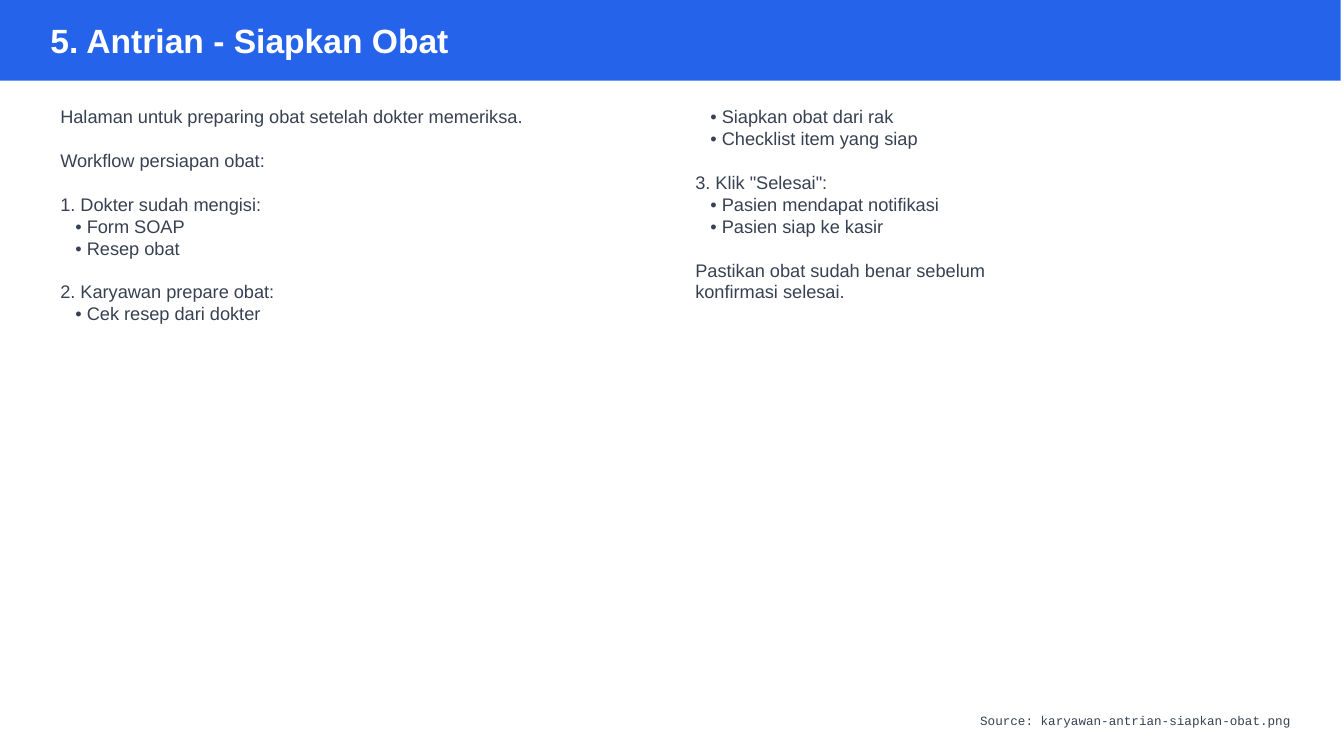
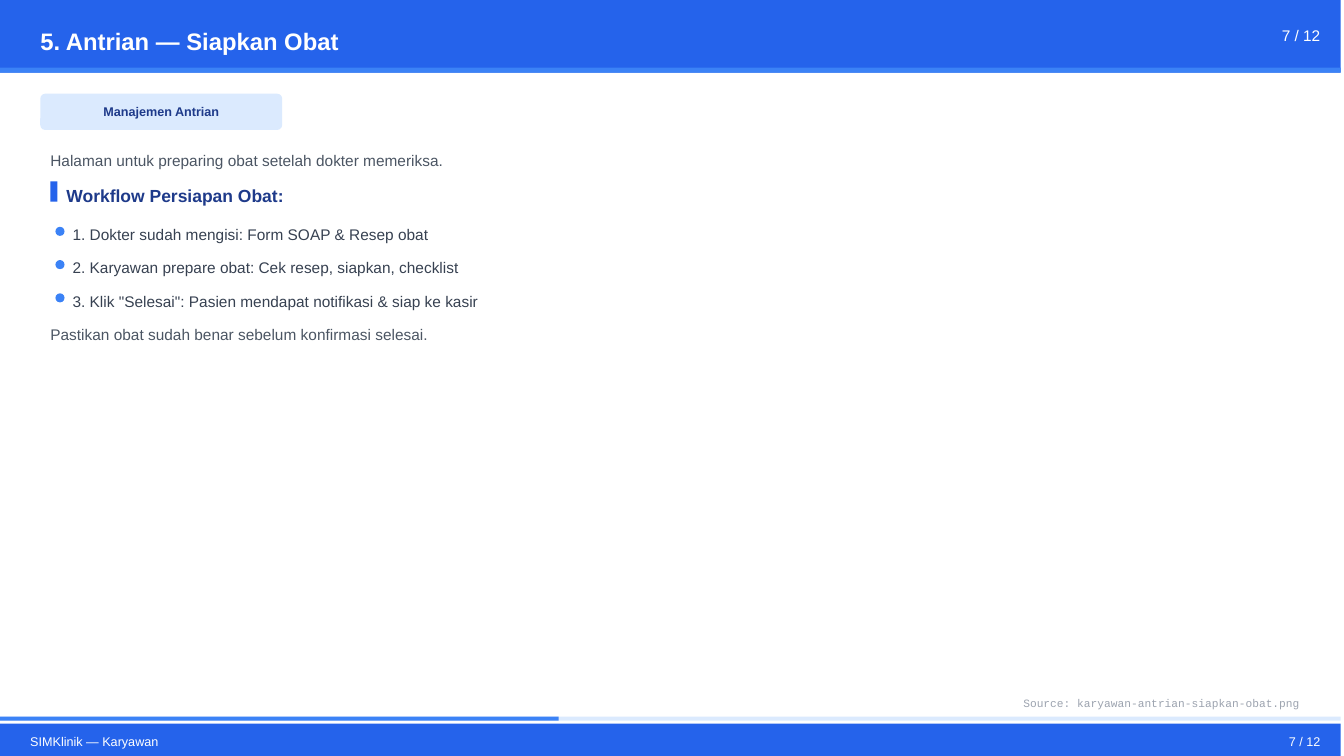
Before and after one commit to NixFester/demo-clinic, a slide deck: slide 11 of dokumen/karyawan.pptx. Drawn at 1344x756 pixels with LibreOffice and Linux fonts; fonts in the diff are those of the drawing. Boxes give left, top, right and bottom in pixels: in the first picture for what was removed or moved away, otherwise in the second. Text is boxed around its words. In the diff, an @@ line names an element or a change of style, - is before the commit and + after.

```diff
--- a/dokumen/karyawan.pptx
+++ b/dokumen/karyawan.pptx
@@ rectangle: place and size @@
-rectangle at <box>0,0,1341,81</box>
+rectangle at <box>0,0,1341,73</box>
@@ text at <box>40,32,338,55</box>: text changed; size 24 to 17 pt @@
-5. Antrian - Siapkan Obat
+5. Antrian — Siapkan Obat
@@ text added at <box>1282,30,1320,41</box>, 11 pt, text #FFFFFF @@
+7 / 12
@@ rectangle added at <box>0,68,1341,73</box>, fill #3B82F6 @@
@@ rounded rectangle added at <box>40,94,282,130</box>, fill #DBEAFE @@
@@ text removed at <box>60,109,523,324</box> @@
-Halaman untuk preparing obat setelah dokter memeriksa.
-Workflow persiapan obat:
-1. Dokter sudah mengisi:
-• Form SOAP
-• Resep obat
-2. Karyawan prepare obat:
-• Cek resep dari dokter
@@ text added at <box>103,107,219,119</box>, 9 pt, text #1E3A8A, bold @@
+Manajemen Antrian
@@ text removed at <box>695,109,985,298</box> @@
-• Siapkan obat dari rak
-• Checklist item yang siap
-3. Klik "Selesai":
-• Pasien mendapat notifikasi
-• Pasien siap ke kasir
-Pastikan obat sudah benar sebelum
-konfirmasi selesai.
@@ text added at <box>50,155,443,169</box>, 11 pt, text #4B5563 @@
+Halaman untuk preparing obat setelah dokter memeriksa.
@@ rectangle added at <box>50,181,57,202</box>, fill #2563EB @@
@@ text added at <box>66,189,284,206</box>, 12.5 pt, text #1E3A8A, bold @@
+Workflow Persiapan Obat:
@@ ellipse added at <box>55,227,65,236</box>, fill #3B82F6 @@
@@ text added at <box>73,229,428,243</box>, 11 pt, text #374151 @@
+1. Dokter sudah mengisi: Form SOAP & Resep obat
@@ ellipse added at <box>55,260,65,269</box>, fill #3B82F6 @@
@@ text added at <box>73,262,458,276</box>, 11 pt, text #374151 @@
+2. Karyawan prepare obat: Cek resep, siapkan, checklist
@@ ellipse added at <box>55,293,65,302</box>, fill #3B82F6 @@
@@ text added at <box>73,296,478,310</box>, 11 pt, text #374151 @@
+3. Klik "Selesai": Pasien mendapat notifikasi & siap ke kasir
@@ text added at <box>50,329,427,340</box>, 11 pt, text #4B5563 @@
+Pastikan obat sudah benar sebelum konfirmasi selesai.
@@ rectangle added at <box>0,717,1341,721</box>, fill #DBEAFE @@
@@ rectangle added at <box>0,717,559,721</box>, fill #3B82F6 @@
@@ text "Source: karyawan-antrian-siapkan-obat.png": place and size @@
-text "Source: karyawan-antrian-siapkan-obat.png" at <box>980,716,1291,728</box>
+text "Source: karyawan-antrian-siapkan-obat.png" at <box>1023,699,1299,709</box>
@@ text "Source: karyawan-antrian-siapkan-obat.png" at <box>1023,699,1299,709</box>: size 9 to 8 pt, text colour #374151 to #9CA3AF @@
@@ rectangle added at <box>0,724,1341,756</box>, fill #2563EB @@
@@ text added at <box>30,737,158,749</box>, 9 pt, text #FFFFFF @@
+SIMKlinik — Karyawan
@@ text added at <box>1289,737,1320,746</box>, 9 pt, text #FFFFFF @@
+7 / 12
```
Also in this commit, not shown: 25 other slides changed, 23 other files.
